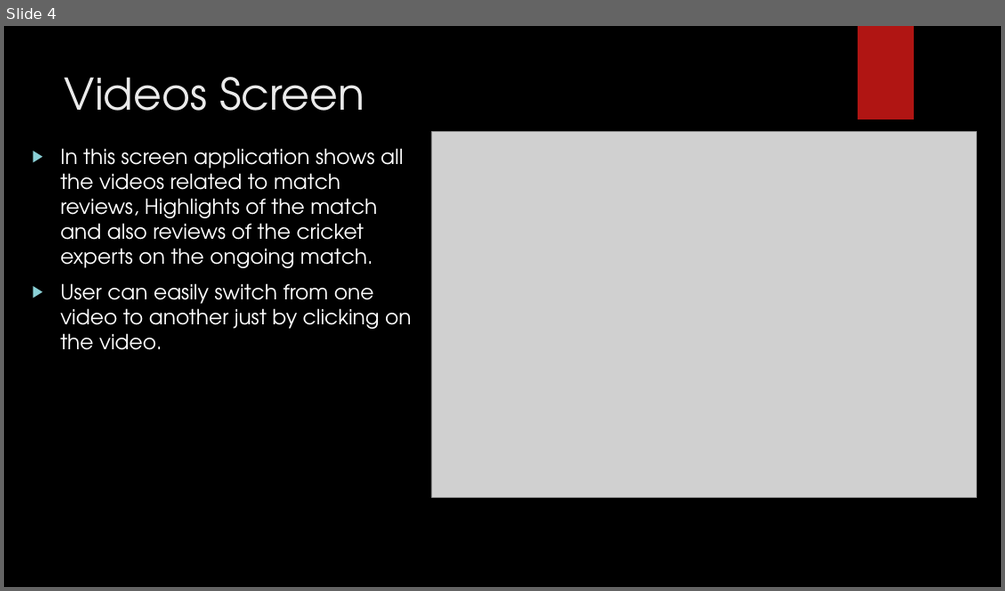
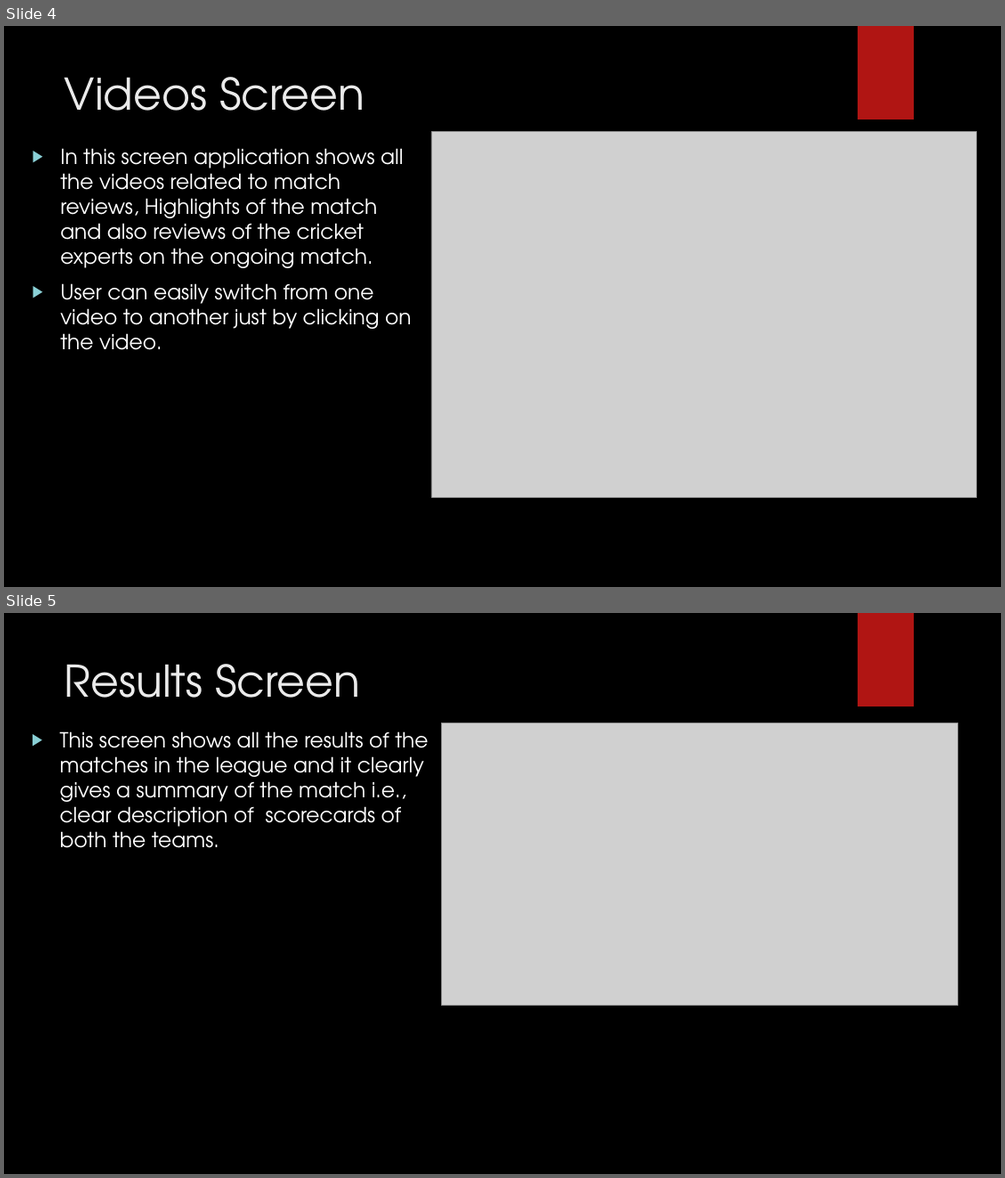
Before and after one commit to harshithreddypeddolla/Assignment-Cricketleague, a slide deck: Cricket League and Teams.pptx. Shown one above the other, each under a label of ours: slide 4 before the commit, slides 4 and 5 after it. The pictures are 1005x591 and 1005x1178 pixels, drawn with LibreOffice and Linux fonts; fonts in the diff are those of the drawing; grey boxes stand for pictures; background and template pictures are left out. Boxes give left, top, right and bottom in pixels: in the first picture for what was removed or moved away, otherwise in the second. Text is boxed around its words. In the diff, an @@ line names an element or a change of style, - is before the commit and + after.

```diff
--- a/Cricket League and Teams.pptx
+++ b/Cricket League and Teams.pptx
@@ slide 5 added at <box>4,613,1001,1174</box>, background picture (left out); not listed: 1 template element that a slide beside it also shows @@
@@ title added at <box>65,664,360,698</box>, 42 pt, text #EBEBEB @@
+Results Screen
@@ text added at <box>60,731,428,848</box>, 20 pt, text #FFFFFF @@
+▶ This screen shows all the results of the matches in the league and it clearly gives a summary of the match i.e., clear description of scorecards of both the teams.
@@ picture added at <box>442,723,958,1005</box> @@
```
Also in this commit, not shown: 4 other slides added.
